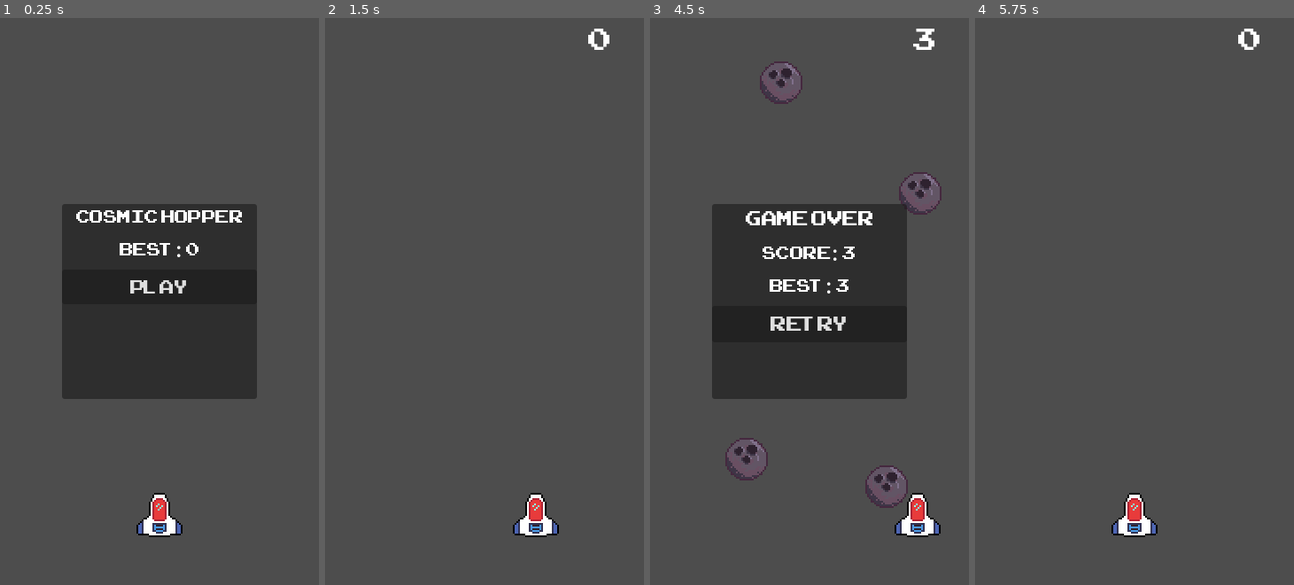
Above: before the commit, frames 1-4 (left to right).
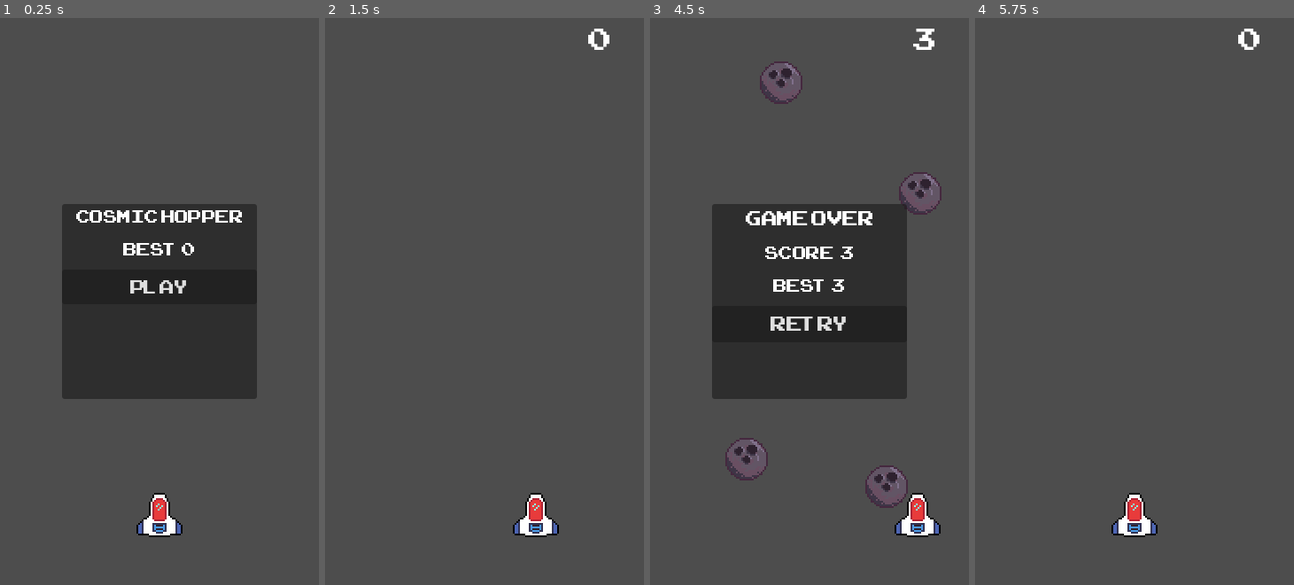
Above: after the commit, the same moments.

Repository: Araujo-Peter/Cosmic-Hopper
Game: Godot game, scene res://scenes/main.tscn
Same seed, same stepped clock (60 frames per second), same inputs: the game is played once before the commit and once after it.
Inputs (mouse positions are in pixels of both pictures, inside the frame that each line leads up to):
- Up to frame 1 (0.25 s): no input
- Up to frame 2 (1.5 s): click "Play" at 0.5 s; tap Enter at 1.25 s; move the mouse to (554, 273) at 1.27 s; hold Right (move_right) from 1.28 s (still down); click (554, 273) at 1.42 s
- Up to frame 3 (4.5 s): move the mouse to (745, 329) at 2.02 s; release Right (move_right) at 2.03 s; hold Left (move_left) 2.03-2.78 s; move the mouse to (841, 176) at 2.77 s; hold Right (move_right) 2.78-4.28 s; move the mouse to (793, 414) at 3.52 s; click (793, 414) at 3.67 s; move the mouse to (905, 386) at 4.27 s; hold Left (move_left) from 4.28 s (still down)
- Up to frame 4 (5.75 s): release Left (move_left) at 5 s; click "RETRY" at 5 s

The runs differ from the first frame. In frame 1, 0.3% of the frame differs, in the area x 37-63%, y 39-43%; in frame 2, nothing differs; in frame 3, 0.6%, in the area x 35-65%, y 40-49%; in frame 4, nothing differs.

Commit message:
Fixed unrecognised character in score labels

Diff:
--- a/scenes/main.gd
+++ b/scenes/main.gd
@@ -109,7 +109,7 @@
 		best_score = current_score
 		_save_best_score()
 
-	final_score_label.text = "Score: %d" % current_score
+	final_score_label.text = "Score  %d" % current_score
 	_update_best_score_labels()
 
 	main_menu.visible = false
@@ -122,7 +122,7 @@
 		asteroid.queue_free()
 
 func _update_best_score_labels() -> void:
-	var txt := "Best: %d" % best_score
+	var txt := "Best %d" % best_score
 	best_score_menu_label.text = txt
 	best_score_over_label.text = txt
 
--- a/scenes/main.tscn
+++ b/scenes/main.tscn
@@ -66,7 +66,7 @@
 layout_mode = 2
 theme_override_fonts/font = ExtResource("5_tbgi4")
 theme_override_font_sizes/font_size = 28
-text = "Best: 0"
+text = "Best 0"
 horizontal_alignment = 1
 
 [node name="PlayButton" type="Button" parent="UI/MainMenu/Panel/VBoxContainer"]
@@ -119,14 +119,14 @@
 layout_mode = 2
 theme_override_fonts/font = ExtResource("5_tbgi4")
 theme_override_font_sizes/font_size = 28
-text = "Score: 0"
+text = "Score 0"
 horizontal_alignment = 1
 
 [node name="BestScoreLabel" type="Label" parent="UI/GameOver/Panel/VBoxContainer"]
 layout_mode = 2
 theme_override_fonts/font = ExtResource("5_tbgi4")
 theme_override_font_sizes/font_size = 28
-text = "Best: 0"
+text = "Best 0"
 horizontal_alignment = 1
 
 [node name="RetryButton" type="Button" parent="UI/GameOver/Panel/VBoxContainer"]
Not shown, changed: docs/index.apple-touch-icon.png.import
Not shown, changed: docs/index.icon.png.import
Not shown, changed: docs/index.png.import
Not shown, changed: builds/v0.2/index.html
Not shown, changed: builds/v0.2/index.pck
Not shown, changed: docs/index.html
Not shown, changed: docs/index.pck
